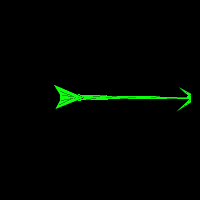
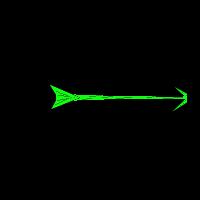
Two versions of the same layered image (200 x 200). Layer-by-layer changes:
hid "arrow_style2", moved it above "arrow_style2_stopped", painted on it, masked it over [49, 84, 191, 112]
painted on "arrow_style2_stopped" over [49, 84, 191, 112]
